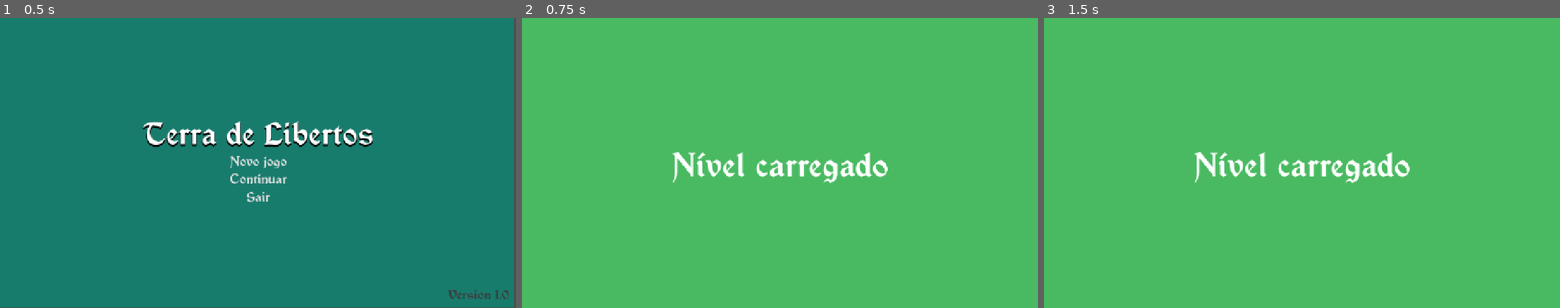
Above: before the commit, frames 1-3 (left to right).
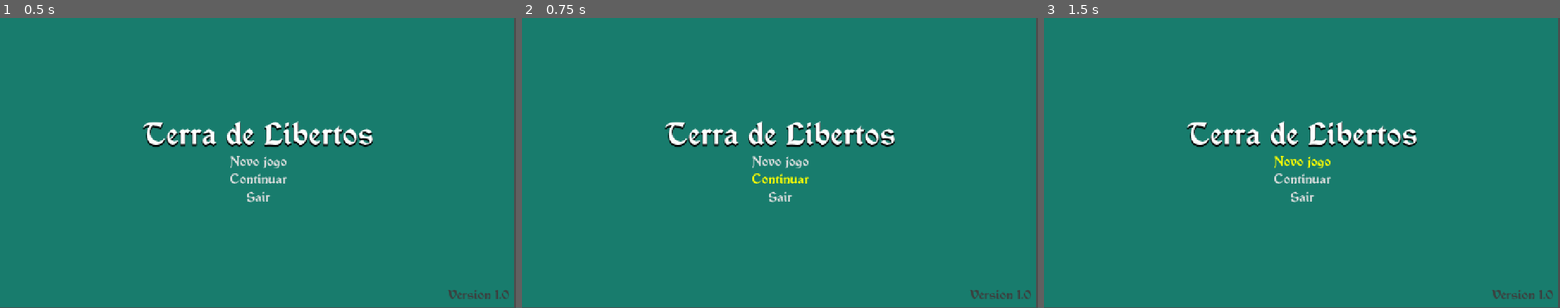
Above: after the commit, the same moments.

Repository: FateCoders/devops-atividade-jogo
Game: Godot game, scene res://Scenes/UI/menu_inicial.tscn
Two runs of this game, one before a commit and one after it. Both use one fixed random seed, a clock stepped at 60 frames per second and the inputs below.
Inputs (mouse positions are in pixels of both pictures, inside the frame that each line leads up to):
- Up to frame 1 (0.5 s): no input
- Up to frame 2 (0.75 s): click "Continuar" at 0.5 s
- Up to frame 3 (1.5 s): click (1302, 160) at 1.25 s, where only the run after the commit has a clickable "Novo jogo"

Frame 1 is identical in both runs. In frame 2, 100% of the frame differs, in the area x 0-100%, y 0-100%; in frame 3, 100%.
Error after the commit: Parse Error: Could not parse global class "SaveGame" from "res://Resources/Data/save_game.gd". (res://Scripts/UI/menu_inicial.gd:4)

Commit message:
:rocket: feat: botão de salvar e continuar

Diff:
--- a/Resources/Data/save_game.gd
+++ b/Resources/Data/save_game.gd
@@ -16,7 +16,6 @@
 
 # Use this to detect old player saves and update their data.
 export var version := 1
-
 
 # The next three functions are just to keep the save API inside of the SaveGame resource.
 # Note that this has safety issues if players download savegame files from the
--- a/Scripts/UI/menu_inicial.gd
+++ b/Scripts/UI/menu_inicial.gd
@@ -1,10 +1,11 @@
 extends Control
 class_name MainMenu
 
-var _has_save: bool = true
+var _save: SaveGame
+var _has_save: bool = _save.save_exists()
 
 func _ready() -> void:
-	if _has_save == false:
+	if !_has_save:
 		$VBoxContainer/ButtonsContainer/Continue.disabled = true
 		$VBoxContainer/ButtonsContainer/Continue/Shadow.hide()
 
@@ -14,10 +15,10 @@
 func _on_button_pressed(_button: Button) -> void:
 	match _button.name:
 		"NewGame":
+			_save.write_savegame()
 			get_tree().change_scene_to_file("res://Scenes/Levels/level.tscn")
-
 		"Continue":
+			_save.load_savegame()
 			get_tree().change_scene_to_file("res://Scenes/Levels/level_loaded.tscn")
-
 		"Quit":
 			get_tree().quit()
